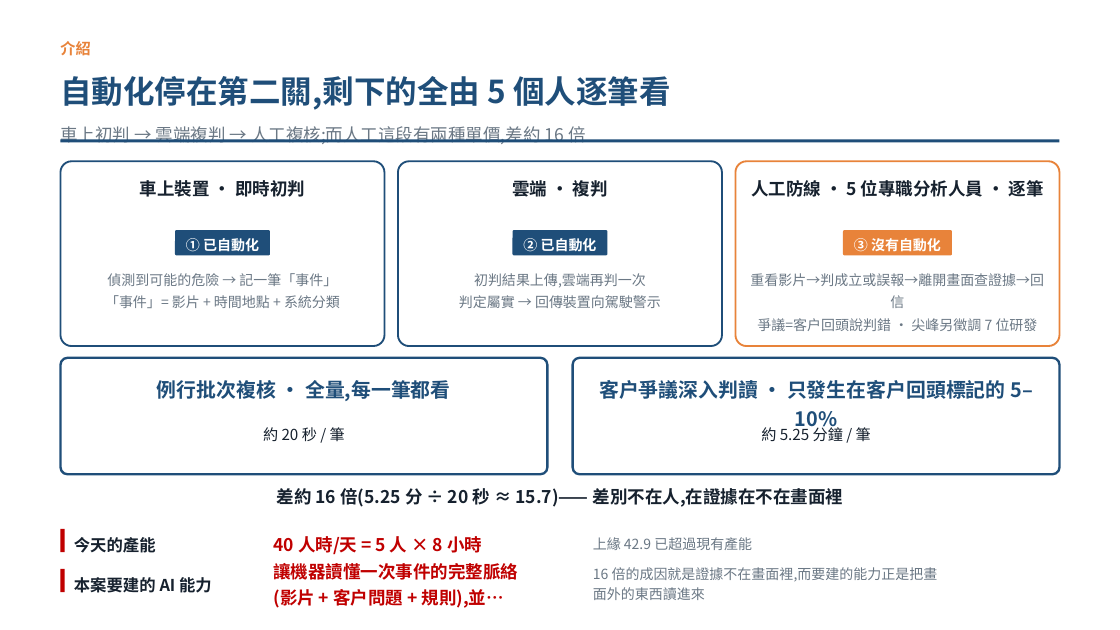
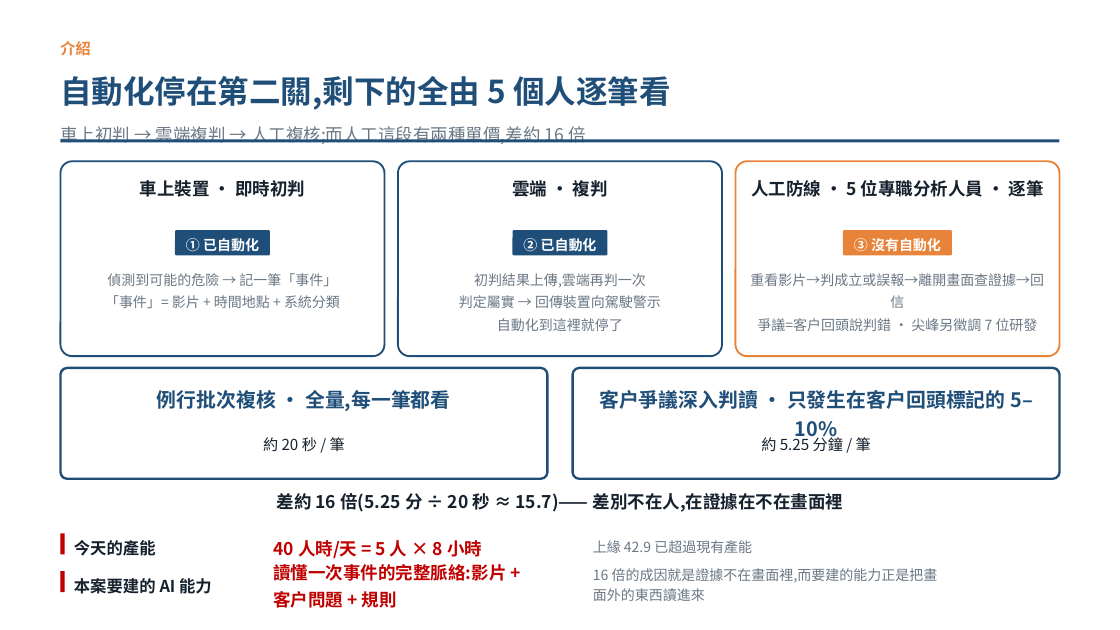
Before and after one commit to pokai-huang0828/UTS_workspace, a slide deck: slide 2 of Artificial Intelligence for Enterprises/Assessment3/Huang_26254793_421104_Assessment 3.pptx. Drawn at 1120x630 pixels with LibreOffice and Linux fonts; fonts in the diff are those of the drawing. Boxes give left, top, right and bottom in pixels: in the first picture for what was removed or moved away, otherwise in the second. Text is boxed around its words. In the diff, an @@ line names an element or a change of style, - is before the commit and + after.

```diff
--- a/Artificial Intelligence for Enterprises/Assessment3/Huang_26254793_421104_Assessment 3.pptx
+++ b/Artificial Intelligence for Enterprises/Assessment3/Huang_26254793_421104_Assessment 3.pptx
@@ rounded rectangle: place and size @@
-rounded rectangle at [60, 161, 385, 346]
+rounded rectangle at [60, 161, 385, 356]
@@ rounded rectangle: place and size @@
-rounded rectangle at [398, 161, 723, 346]
+rounded rectangle at [398, 161, 723, 356]
@@ rounded rectangle: place and size @@
-rounded rectangle at [736, 161, 1060, 346]
+rounded rectangle at [736, 161, 1060, 356]
@@ text at [497, 318, 623, 331]: paragraph added @@
+自動化到這裡就停了
@@ rounded rectangle: place and size @@
-rounded rectangle at [60, 358, 548, 475]
+rounded rectangle at [60, 368, 548, 479]
@@ text "例行批次複核 · 全量,每一筆都看": place and size @@
-text "例行批次複核 · 全量,每一筆都看" at [157, 380, 450, 401]
+text "例行批次複核 · 全量,每一筆都看" at [157, 390, 450, 411]
@@ rounded rectangle: place and size @@
-rounded rectangle at [573, 358, 1060, 475]
+rounded rectangle at [573, 368, 1060, 479]
@@ text "客戶爭議深入判讀 · 只發生在客戶回頭標記的 5–10%": place and size @@
-text "客戶爭議深入判讀 · 只發生在客戶回頭標記的 5–10%" at [599, 380, 1033, 399]
+text "客戶爭議深入判讀 · 只發生在客戶回頭標記的 5–10%" at [599, 390, 1033, 409]
@@ text "約 20 秒 / 筆": place and size @@
-text "約 20 秒 / 筆" at [263, 427, 345, 442]
+text "約 20 秒 / 筆" at [263, 437, 345, 452]
@@ text "約 5.25 分鐘 / 筆": place and size @@
-text "約 5.25 分鐘 / 筆" at [761, 425, 871, 441]
+text "約 5.25 分鐘 / 筆" at [761, 435, 871, 451]
@@ 2 texts, 1 rectangle: place and size @@
-2 texts, 1 rectangle at [60, 488, 844, 555]
+2 texts, 1 rectangle at [60, 493, 844, 559]
@@ text at [273, 564, 506, 608]: text changed @@
-讓機器讀懂一次事件的完整脈絡(影片 + 客戶問題 + 規則),並…
+讀懂一次事件的完整脈絡:影片 + 客戶問題 + 規則
```
Also in this commit, not shown: 4 other slides changed, 2 other files.
